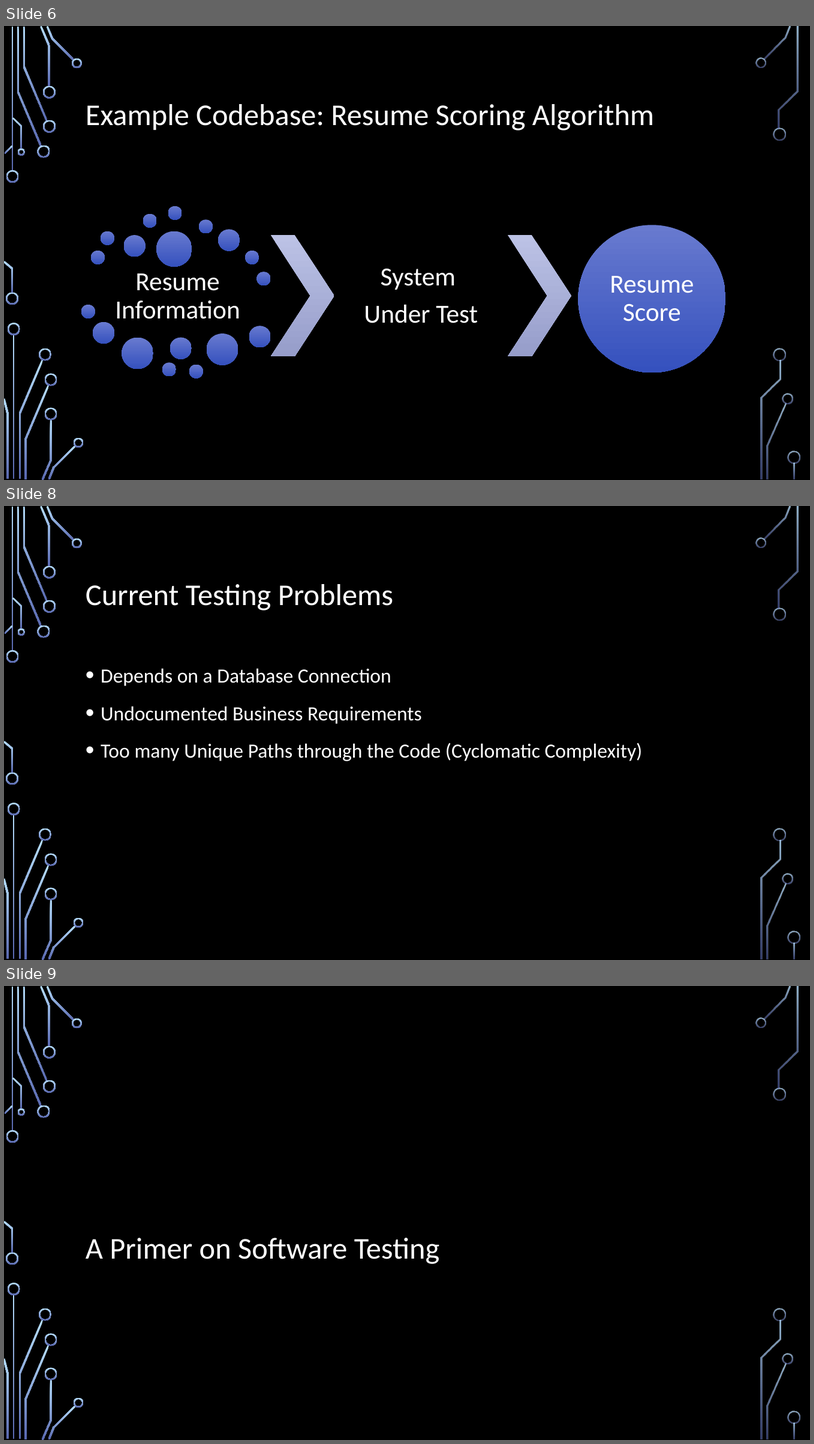
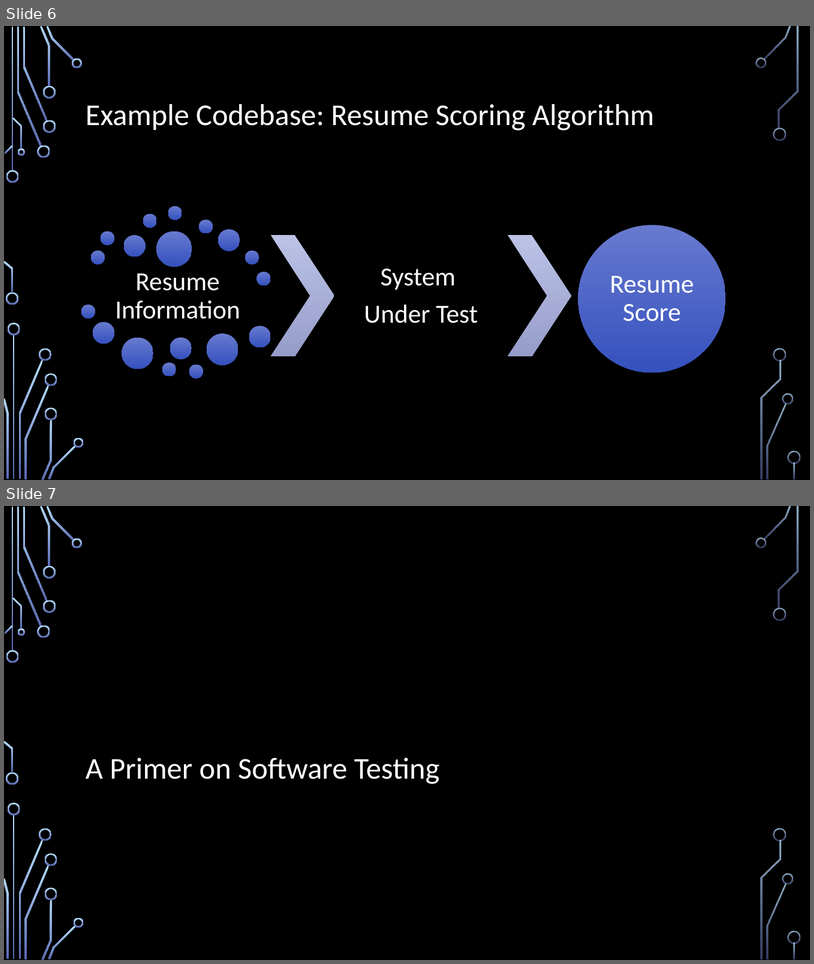
Before and after one commit to IntegerMan/SoftwareQualityTalk, a slide deck: Software Quality Recipes for Legacy.pptx. Shown one above the other, each under a label of ours: slides 6, 8 and 9 before the commit, slides 6 and 7 after it; the slides between them are not shown. The pictures are 814x1444 and 814x964 pixels, drawn with LibreOffice and Linux fonts; fonts in the diff are those of the drawing; background and template pictures are left out. Boxes give left, top, right and bottom in pixels: in the first picture for what was removed or moved away, otherwise in the second. Text is boxed around its words. In the diff, an @@ line names an element or a change of style, - is before the commit and + after.

```diff
--- a/Software Quality Recipes for Legacy.pptx
+++ b/Software Quality Recipes for Legacy.pptx
@@ slide 8 removed at (4, 506, 810, 960), background picture (left out); not listed: 36 template elements that a slide beside it also shows @@
@@ title removed at (86, 584, 393, 610) @@
-Current Testing Problems
@@ text removed at (101, 668, 643, 761) @@
-• Depends on a Database Connection
-• Undocumented Business Requirements
-• Too many Unique Paths through the Code (Cyclomatic Complexity)
@@ what was slide 9 is now slide 7 @@
```
Also in this commit, not shown: 9 slides changed, 7 slides added, 4 other slides removed, 4 other files.
